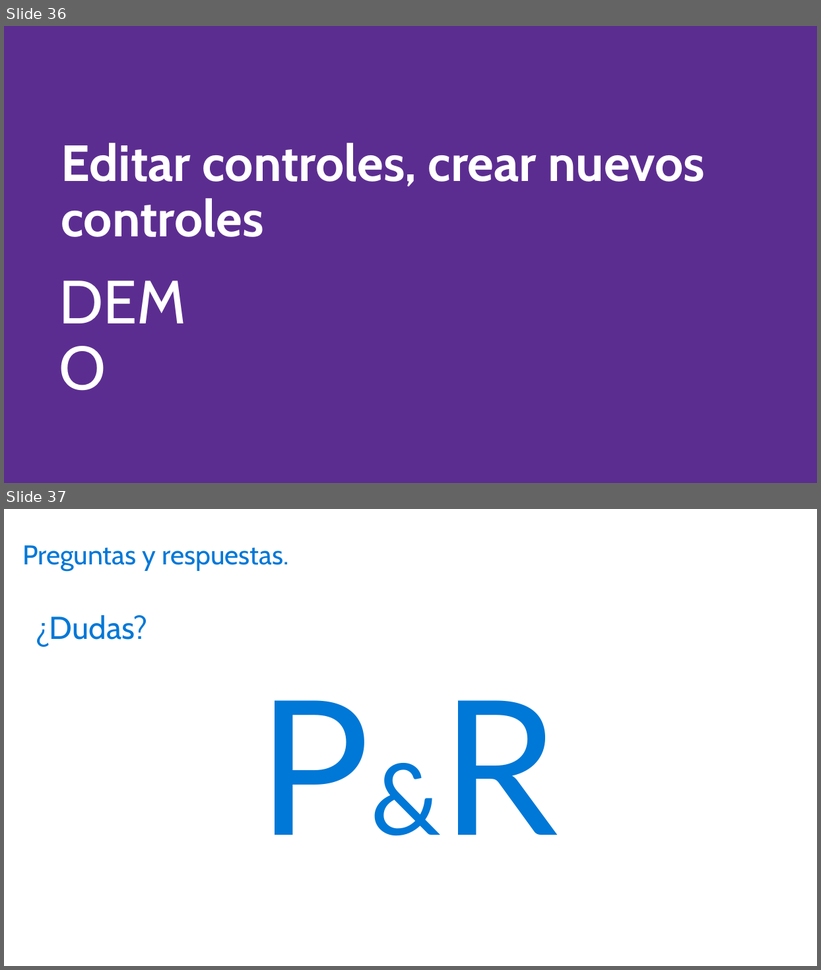
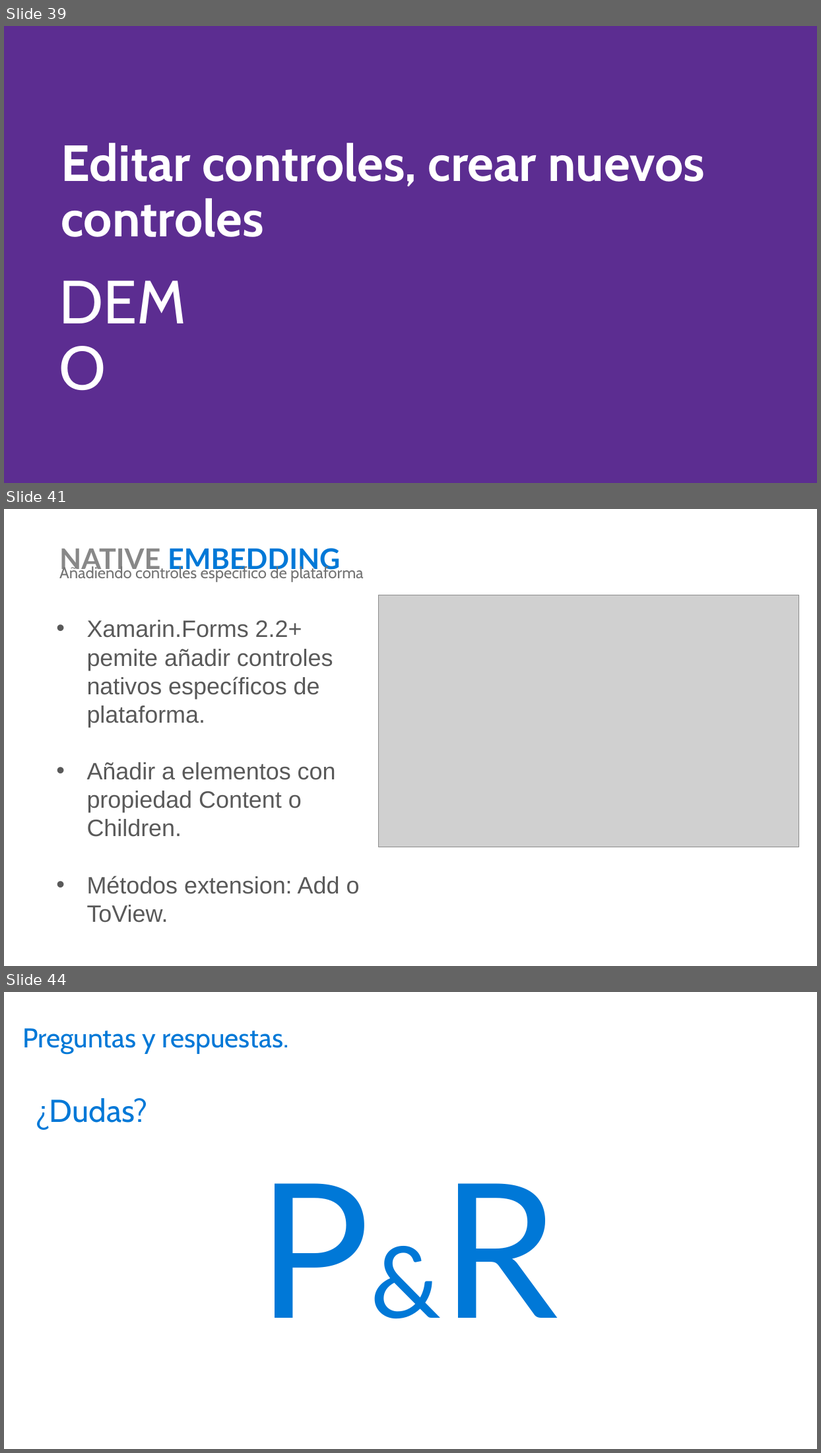
Before and after one commit to jsuarezruiz/Events, a slide deck: CrossDevelopment-Madrid/WinObjc iOS a Windows Y profundizando y extendiendo Xamarin.Forms/Extendiendo Xamarin.Forms.pptx. Shown one above the other, each under a label of ours: slides 36 and 37 before the commit, slides 39, 41 and 44 after it; the slides between them are not shown. The pictures are 821x970 and 821x1453 pixels, drawn with LibreOffice and Linux fonts; fonts in the diff are those of the drawing; grey boxes stand for pictures. Boxes give left, top, right and bottom in pixels: in the first picture for what was removed or moved away, otherwise in the second. Text is boxed around its words. In the diff, an @@ line names an element or a change of style, - is before the commit and + after.

Commit message:
Updated PPTX content

```diff
--- a/CrossDevelopment-Madrid/WinObjc iOS a Windows Y profundizando y extendiendo Xamarin.Forms/Extendiendo Xamarin.Forms.pptx
+++ b/CrossDevelopment-Madrid/WinObjc iOS a Windows Y profundizando y extendiendo Xamarin.Forms/Extendiendo Xamarin.Forms.pptx
@@ slide 41 added at (4, 509, 817, 966), background #FFFFFF @@
@@ title added at (59, 548, 340, 575), 33.6 pt, text #0078D7, bold @@
+NATIVE EMBEDDING
@@ text added at (59, 564, 363, 582), 18.7 pt, text #737373 @@
+Añadiendo controles específico de plataforma
@@ picture added at (379, 595, 799, 848) @@
@@ text added at (87, 620, 360, 923), 28 pt, text #595959 @@
+• Xamarin.Forms 2.2+ pemite añadir controles nativos específicos de plataforma.
+• Añadir a elementos con propiedad Content o Children.
+• Métodos extension: Add o ToView.
@@ what was slide 36 is now slide 39 @@
@@ what was slide 37 is now slide 44 @@
```
Also in this commit, not shown: 6 other slides added.
